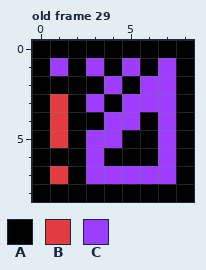
A pixel-art file gets an edit: sprites/icons.aseprite. The picture above was drawn from the file before the commit.
9x9 pixels, 40 frames. Colours within 5 levels of each other are drawn and written as one. Shown: old frame 29. The commit also changed other frames, which this record leaves out.
Visible layers, top first: "Layer 2", "Multiply layer" multiply, "Layer 1".
Palette (. is transparent): A #000000  B #e23b40  C #9e3dff
Pixels before, old frame 29, first column x 0:
0 AAAAAAAAA
1 ACACACACA
2 AAAACACCA
3 ABACACCCA
4 ABAACCACA
5 ABACCAACA
6 AAACAAACA
7 ABACCCCCA
8 AAAAAAAAA
Now the later version:
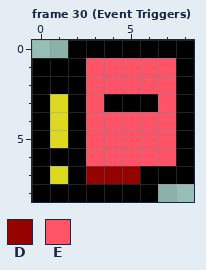
Colours new in this view: D #940300  E #ff5367
A new or re-ordered frame is compared with the old frame closest to it.
The edit:
frames 40 -> 44
colour B: #e23b40 -> #dcd91f
Frame 30 (Event Triggers) is new; against old frame 29, layer "Layer 1":
y 0: x 0..1 AA -> ..
y 1: x 1 C -> A; x 3..7 CACAC -> EEEEE
y 2: x 3..7 ACACC -> EEEEE
y 3: x 3 C -> E; x 5..7 CCC -> AAE
y 4: x 3..7 ACCAC -> EEEEE
y 5: x 3..7 CCAAC -> EEEEE
y 6: x 3..7 CAAAC -> EEEEE
y 7: x 3..7 CCCCC -> DDDAA
y 8: x 7..8 AA -> ..
Where, in picture pixels (left, top, right, bottom), the same in both pictures:
changed: (32, 40, 194, 202)
